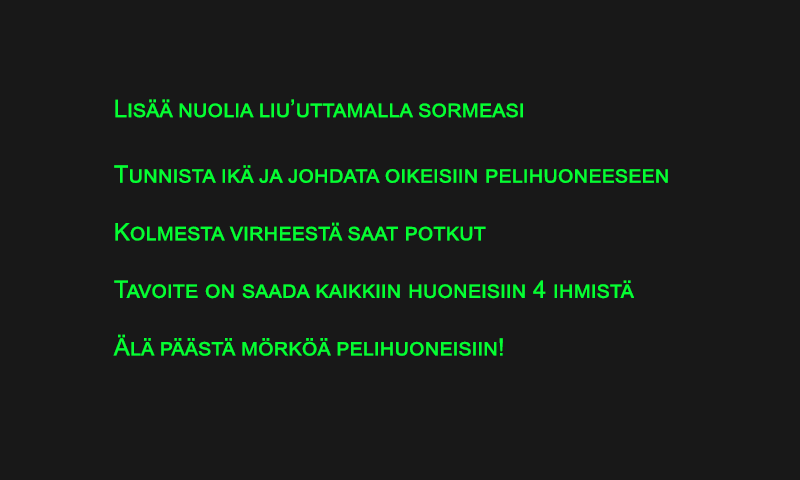
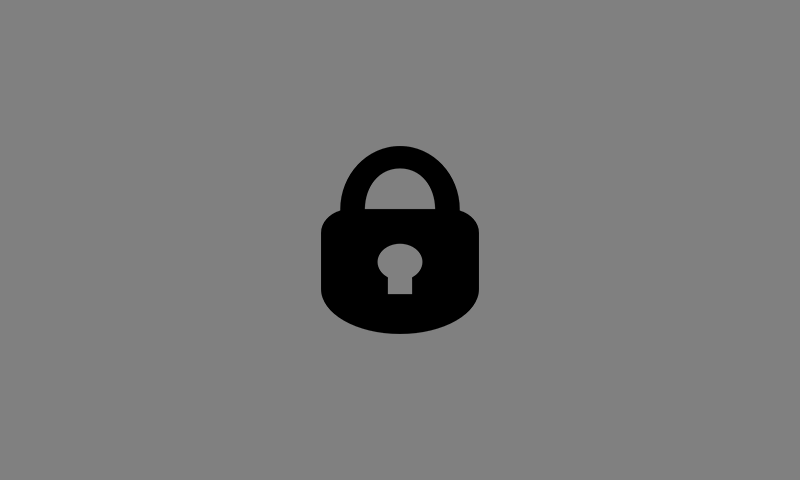
Layers edited between the first and the second w=800, h=480 image:
removed layer "Lisää nuolia liu’uttamalla sormeasi Tunnista ikä ja johdata oi" over (x1=113, y1=99, x2=668, y2=356)
added layer "lock-clip-art-at-clker-com-vector-clip-art-online-royalty-free-n8vFLR-clipart" above "Layer 1" over (x1=321, y1=146, x2=479, y2=334)
"Layer 1": opacity 91% → 50% over (x1=0, y1=0, x2=800, y2=480)
